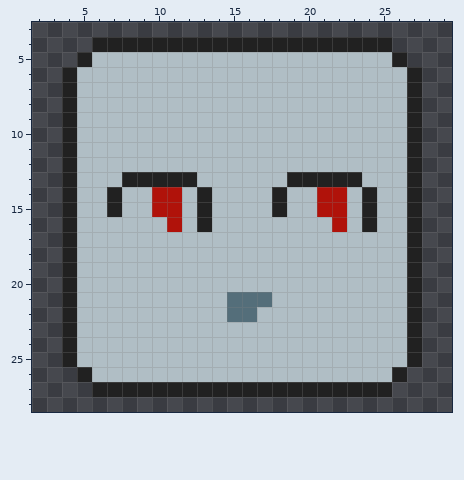
One commit to this pixel-art file: enemy.aseprite. The first picture shows the starting point.
32x32 pixels, 1 frame. Shown: x 2..29, y 3..28.
The result:
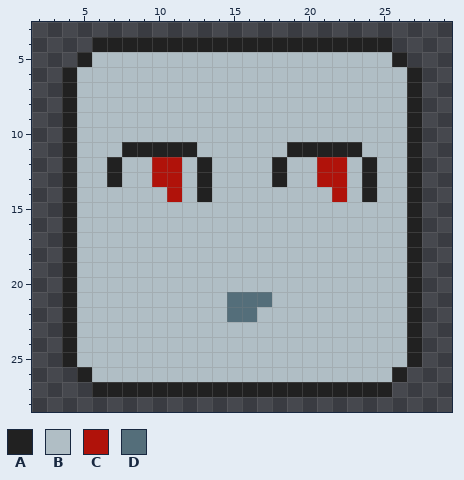
Palette (. is transparent): A #212121  B #b0bec5  C #b0120a  D #546e7a
The exact change:
Changed rows in their new state; - is an unchanged pixel.
Layer "Face":
first column x 7:
11 -AAAAA------AAAAA-
12 A--CC-A----A--CC-A
13 ABBCCBA----ABBCCBA
14 B--B-------B--B---
15 B--BB-B----B--BB-B
16 ----B-B--------B-B
Pixel boxes of the changes (left, top, right, bottom) in both pictures:
changed: (107, 142, 212, 232)
changed: (272, 142, 377, 232)
